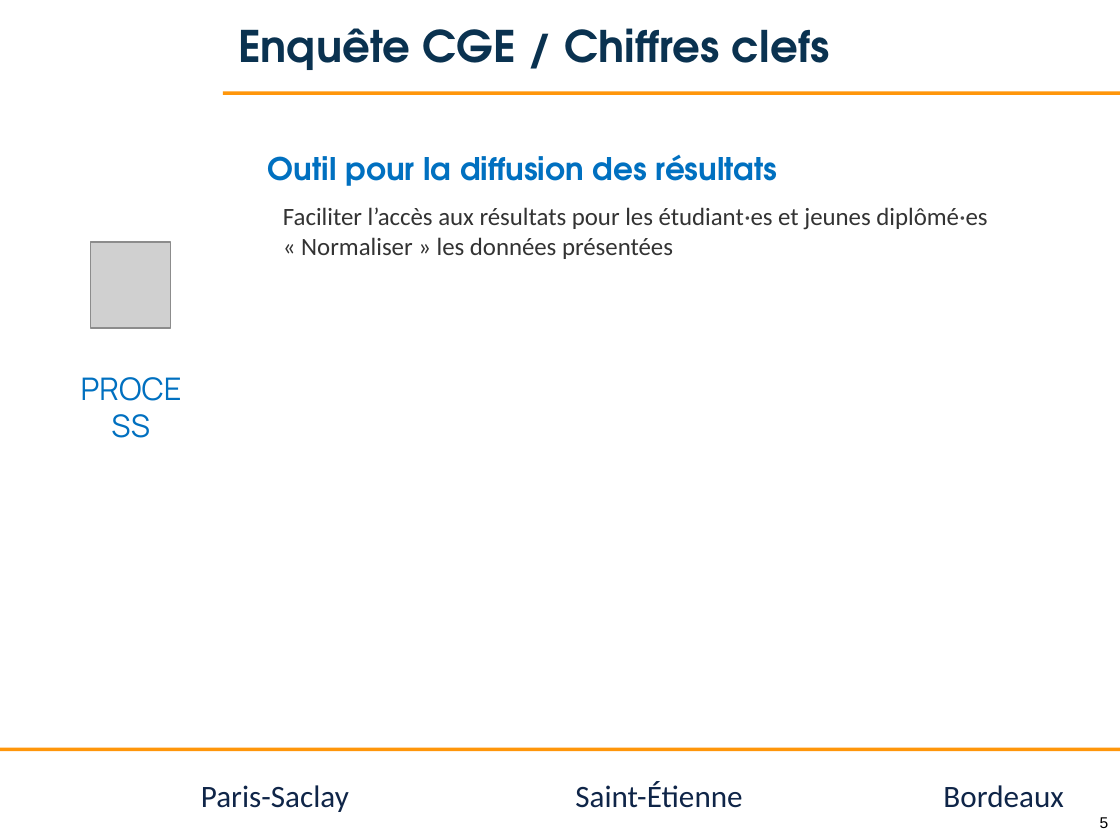
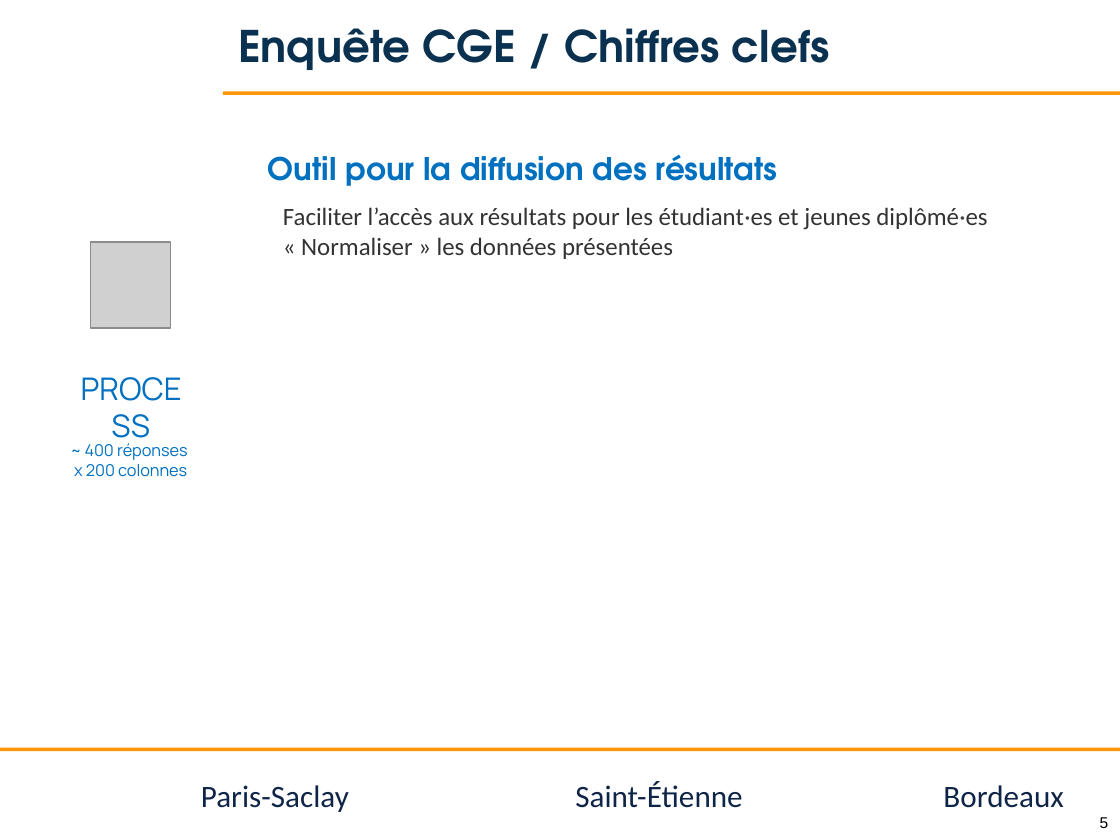
Before and after one commit to jvillemejane/jvillemejane, a slide deck: slide 5 of Presentations/2024_11_21_COFOR_CGE.pptx. Drawn at 1120x840 pixels with LibreOffice and Linux fonts; fonts in the diff are those of the drawing; grey boxes stand for pictures; background and template pictures are left out. Boxes give left, top, right and bottom in pixels: in the first picture for what was removed or moved away, otherwise in the second. Text is boxed around its words. In the diff, an @@ line names an element or a change of style, - is before the commit and + after.

```diff
--- a/Presentations/2024_11_21_COFOR_CGE.pptx
+++ b/Presentations/2024_11_21_COFOR_CGE.pptx
@@ text added at <box>74,443,187,477</box>, 10.5 pt, text #0070C0 @@
+~ 400 réponses
+x 200 colonnes
```
Also in this commit, not shown: 3 other slides changed, 4 slides added, 6 slides removed.
